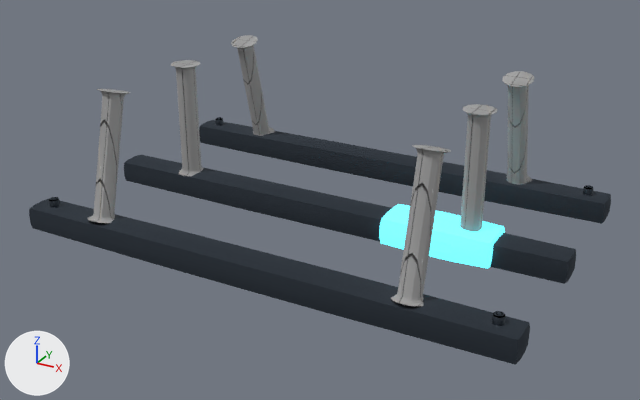
One commit to the Blender file assets/ships/parts/blender/skid_trio_authored.blend: the scene before it, then after it.
Rendered twice from a camera (50 mm lens) standing at (4.98, -6.33, 3.36) and looking at (1.57, -0.14, 0.26). Lighting does not change. The marker at lower left points along +X, +Y and +Z. The first picture is the older version.

Objects in the first picture: 'Skid_Replacement_Foot', 'skid_trio_Material_Hull_Merged', 'skid_trio_Material_Mechanical_Merged'.
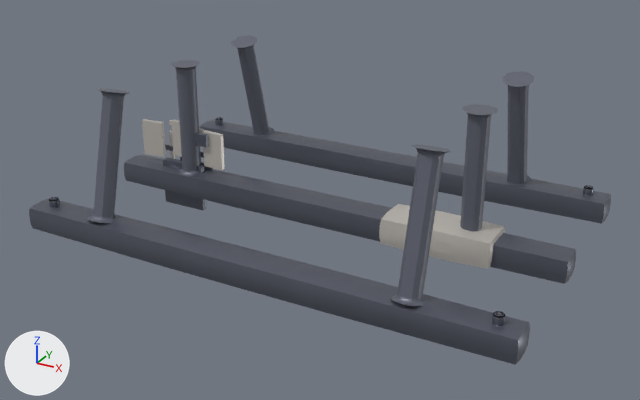
Changed parts and their boxes (x1, y1, x2, y2) in the pictures (640 x 400 px):
'skid_trio_Material_Mechanical_Merged', surface changed (lighter): (29, 117, 611, 365) in both
'skid_trio_Material_Hull_Merged', surface changed: (87, 35, 534, 306) in both
'Skid_Replacement_Foot', surface changed (cyan to grey): (379, 204, 505, 269) in both
'DET_skid_pad_port', added: after (142, 119, 166, 157)
'DET_skid_pad_starboard', added: after (202, 130, 225, 171)
'DET_mount_flange', added: after (163, 157, 206, 210)
'DET_skid_pad_center', added: after (171, 120, 182, 157)
'DET_cavity_grime_vent', added: after (195, 132, 208, 147)
'DET_faction_stripe_port', now drawn: after (169, 130, 175, 159)
'DET_panel_line_emphasis', added: after (165, 145, 204, 158)
'DET_micro_scratch_plate', now drawn (mostly hidden): after (201, 162, 213, 171)
'DET_edge_chamfer_band', added: after (169, 120, 204, 133)
'DET_dock_scuff', now drawn (mostly hidden): after (170, 165, 181, 170)

Patch to the scene script:
```diff
--- a/assets/ships/parts/blender/skid_trio_authored.blend.py
+++ b/assets/ships/parts/blender/skid_trio_authored.blend.py
@@ mat_material_accent @@
 mat_material_accent = bpy.data.materials.new('Material_Accent')
-# nodes: AmbientOcclusion, BsdfPrincipled, OutputMaterial
-# colours: cyan #59adb8, cyan #50d3e1
+# nodes: BsdfPrincipled, Mix, OutputMaterial, SeparateColor, TexImage
+# colours: grey #b3ada6
+# uses the picture img_skid_trio_wear_mask_2k_jpg
@@ mat_material_mechanical @@
 mat_material_mechanical = bpy.data.materials.new('Material_Mechanical')
-# nodes: AmbientOcclusion, BsdfPrincipled, OutputMaterial
-# colours: greyish blue #424b55
+# nodes: BsdfPrincipled, Mix, OutputMaterial, SeparateColor, TexImage
+# colours: grey #656976
+# uses the picture img_skid_trio_wear_mask_2k_jpg
@@ mat_material_hull @@
 mat_material_hull = bpy.data.materials.new('Material_Hull')
-# nodes: AmbientOcclusion, BsdfPrincipled, Math, NormalMap, OutputMaterial, SeparateColor, TexImage x3
-# uses the picture img_basecolor
-# uses the picture img_normal
-# uses the picture img_orm
+# nodes: BsdfPrincipled, Mix, OutputMaterial, SeparateColor, TexImage
+# colours: grey #656976
+# uses the picture img_skid_trio_wear_mask_2k_jpg
@@ ob_det_edge_chamfer_band @@
+ob_det_edge_chamfer_band = bpy.data.objects.new('DET_edge_chamfer_band', me_cube_011)  # a box spanning x -0.5..0.5, y -0.5..0.5, z -0.5..0.5; modifiers BEVEL, WEIGHTED_NORMAL
+ob_det_edge_chamfer_band.parent = ob_skid_trio_material_hull_merged
+ob_det_edge_chamfer_band.location = (0.0, 0.085, 0.6)
+ob_det_edge_chamfer_band.rotation_euler = (0.0, 0.08, 0.0)  # degrees (0, 4.6, 0)
+ob_det_edge_chamfer_band.scale = (0.4, 0.012, 0.05)
@@ ob_det_mount_flange @@
+ob_det_mount_flange = bpy.data.objects.new('DET_mount_flange', me_cube_008)  # a box spanning x -0.5..0.5, y -0.5..0.5, z -0.5..0.5; modifiers BEVEL, WEIGHTED_NORMAL
+ob_det_mount_flange.parent = ob_skid_trio_material_hull_merged
+ob_det_mount_flange.location = (0.0, 0.0, 0.05)
+ob_det_mount_flange.scale = (0.45, 0.06, 0.45)
@@ ob_det_cavity_grime_vent @@
+ob_det_cavity_grime_vent = bpy.data.objects.new('DET_cavity_grime_vent', me_cube_007)  # a box spanning x -0.5..0.5, y -0.5..0.5, z -0.5..0.5; modifiers BEVEL, WEIGHTED_NORMAL
+ob_det_cavity_grime_vent.parent = ob_skid_trio_material_hull_merged
+ob_det_cavity_grime_vent.location = (0.25, -0.02, 0.55)
+ob_det_cavity_grime_vent.scale = (0.12, 0.035, 0.12)
@@ ob_det_panel_line_emphasis @@
+ob_det_panel_line_emphasis = bpy.data.objects.new('DET_panel_line_emphasis', me_cube_004)  # a box spanning x -0.5..0.5, y -0.5..0.5, z -0.5..0.5; modifiers BEVEL, WEIGHTED_NORMAL
+ob_det_panel_line_emphasis.parent = ob_skid_trio_material_hull_merged
+ob_det_panel_line_emphasis.location = (0.0, 0.09, 0.35)
+ob_det_panel_line_emphasis.scale = (0.55, 0.012, 0.05)
@@ ob_det_skid_pad_starboard @@
+ob_det_skid_pad_starboard = bpy.data.objects.new('DET_skid_pad_starboard', me_cube_011.copy())  # modifiers BEVEL, WEIGHTED_NORMAL
+ob_det_skid_pad_starboard.parent = ob_skid_trio_material_hull_merged
+ob_det_skid_pad_starboard.location = (0.35, 0.02, 0.45)
+ob_det_skid_pad_starboard.rotation_euler = (0.0, 0.0, -0.1)  # degrees (0, 0, -5.7)
+ob_det_skid_pad_starboard.scale = (0.22, 0.04, 0.35)
@@ ob_det_skid_pad_center @@
+ob_det_skid_pad_center = bpy.data.objects.new('DET_skid_pad_center', me_cube_011.copy())  # modifiers BEVEL, WEIGHTED_NORMAL
+ob_det_skid_pad_center.parent = ob_skid_trio_material_hull_merged
+ob_det_skid_pad_center.location = (0.0, 0.02, 0.5)
+ob_det_skid_pad_center.scale = (0.22, 0.04, 0.35)
@@ ob_det_skid_pad_port @@
+ob_det_skid_pad_port = bpy.data.objects.new('DET_skid_pad_port', me_cube_011.copy())  # modifiers BEVEL, WEIGHTED_NORMAL
+ob_det_skid_pad_port.parent = ob_skid_trio_material_hull_merged
+ob_det_skid_pad_port.location = (-0.35, 0.02, 0.45)
+ob_det_skid_pad_port.rotation_euler = (0.0, 0.0, 0.1)  # degrees (0, 0, 5.7)
+ob_det_skid_pad_port.scale = (0.22, 0.04, 0.35)
```
